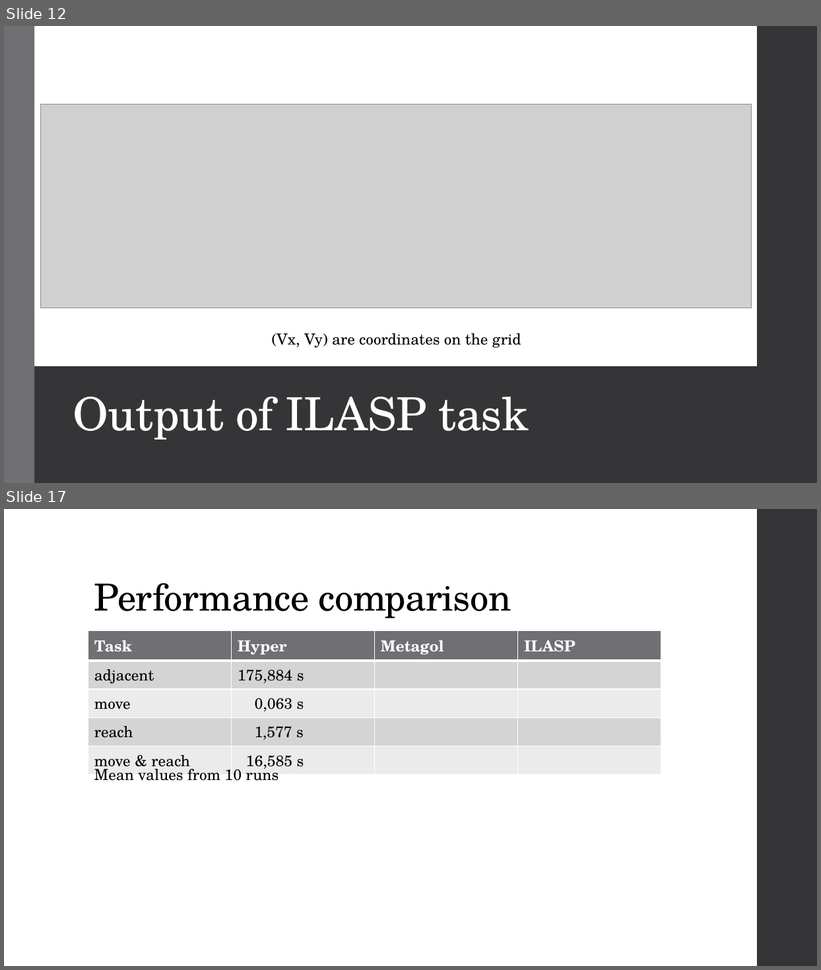
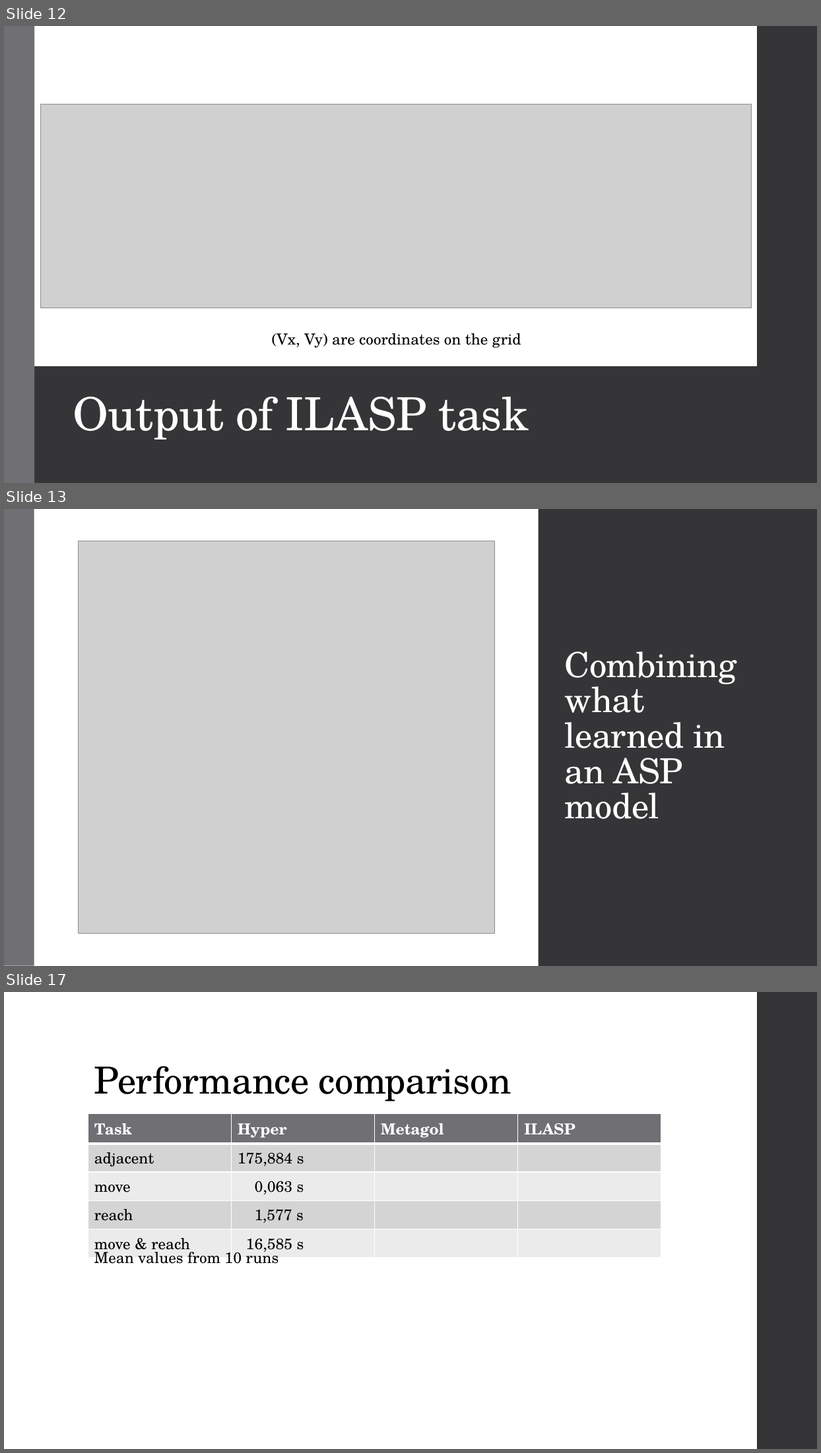
Before and after one commit to Alex-Dell1/ATAI_Maze_Project, a slide deck: ATAI_Presentation ILASP.pptx. Shown one above the other, each under a label of ours: slides 12 and 17 before the commit, slides 12, 13 and 17 after it; the slides between them are not shown. The pictures are 821x970 and 821x1453 pixels, drawn with LibreOffice and Linux fonts; fonts in the diff are those of the drawing; grey boxes stand for pictures. Boxes give left, top, right and bottom in pixels: in the first picture for what was removed or moved away, otherwise in the second. Text is boxed around its words. In the diff, an @@ line names an element or a change of style, - is before the commit and + after.

```diff
--- a/ATAI_Presentation ILASP.pptx
+++ b/ATAI_Presentation ILASP.pptx
@@ slide 13 added at (4,509,817,966), background #FFFFFF; not listed: 1 template element that a slide beside it also shows @@
@@ rectangle added at (4,509,34,966), fill #6F6F74 @@
@@ rectangle added at (34,509,539,966), fill #FFFFFF @@
@@ rectangle added at (34,509,757,966), fill #353537 @@
@@ rectangle added at (757,509,817,966), fill #353537 @@
@@ picture added at (79,541,495,933) @@
@@ title added at (565,652,737,819), 41 pt, text #FFFFFF @@
+Combining what learned in an ASP model
```
Also in this commit, not shown: 2 slides changed, 3 other slides added, 4 slides removed, 4 other files.
